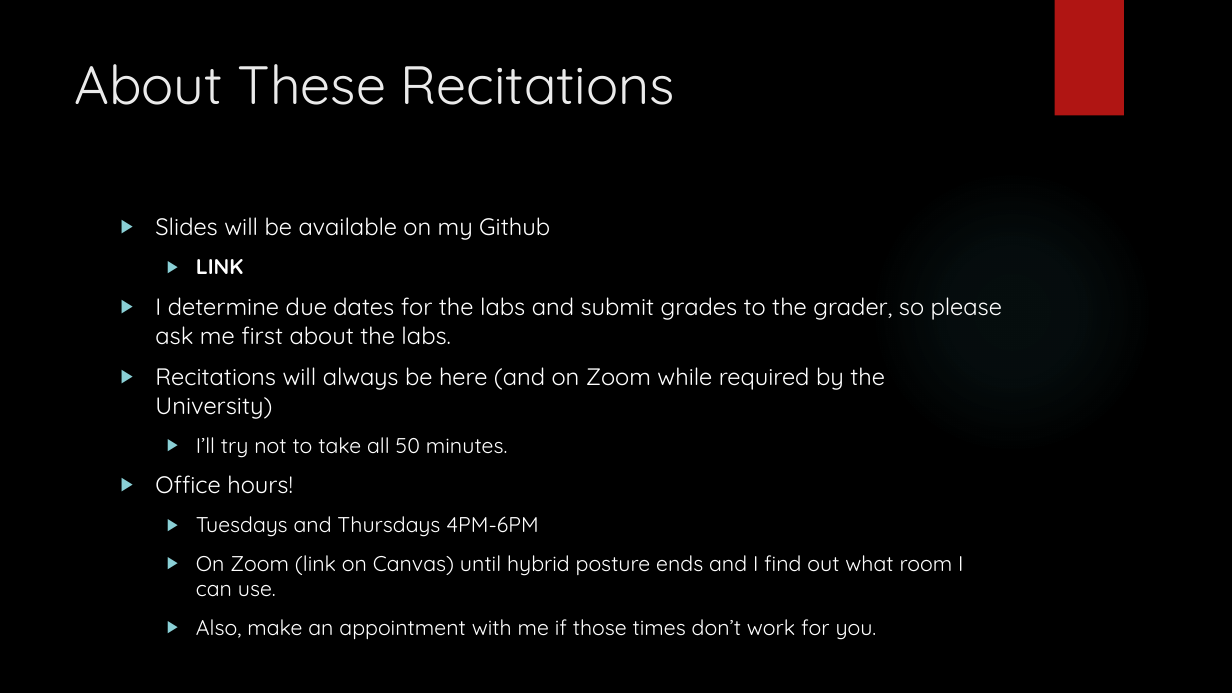
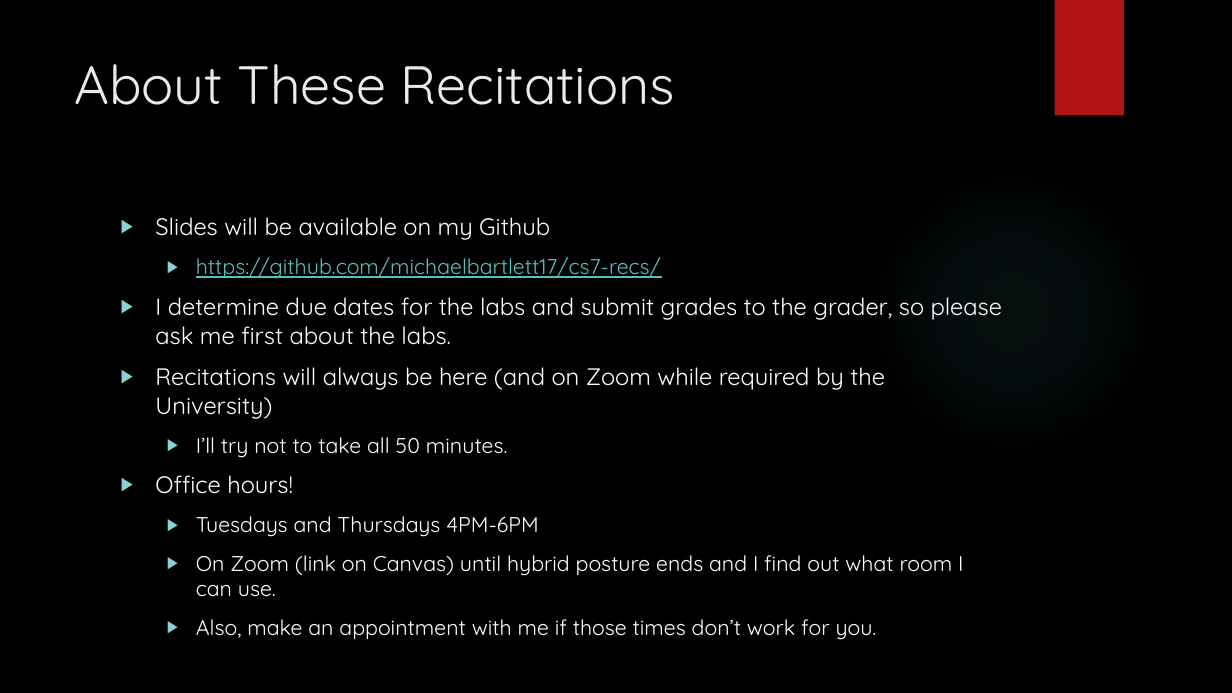
Before and after one commit to michaelbartlett17/cs7-recs, a slide deck: slide 4 of Slides/0909Recitation.pptx. Drawn at 1232x693 pixels with LibreOffice and Linux fonts; fonts in the diff are those of the drawing; background and template pictures are left out. Boxes give left, top, right and bottom in pixels: in the first picture for what was removed or moved away, otherwise in the second. Text is boxed around its words. In the diff, an @@ line names an element or a change of style, - is before the commit and + after.

```diff
--- a/Slides/0909Recitation.pptx
+++ b/Slides/0909Recitation.pptx
@@ text at bbox=[196, 257, 661, 279]: text changed; text colour #FFFFFF to #58C1BA; bold off @@
-  ▶ LINK
+  ▶ https://github.com/michaelbartlett17/cs7-recs/
```
Also in this commit, not shown: 4 other slides changed, 2 other files.
